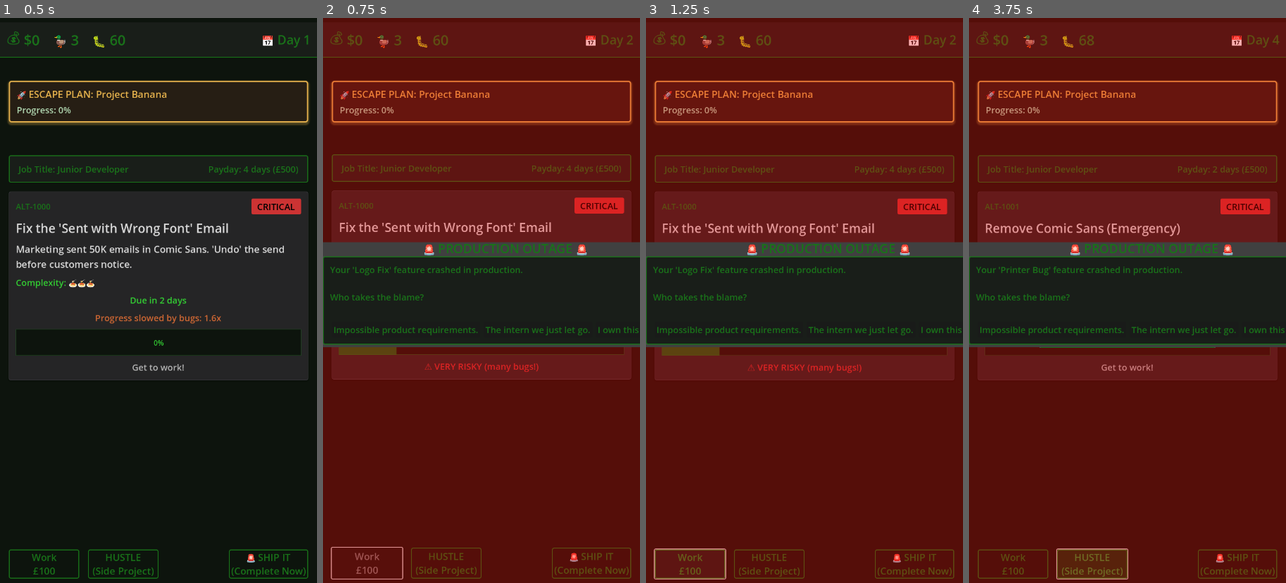
Above: before the commit, frames 1-4 (left to right).
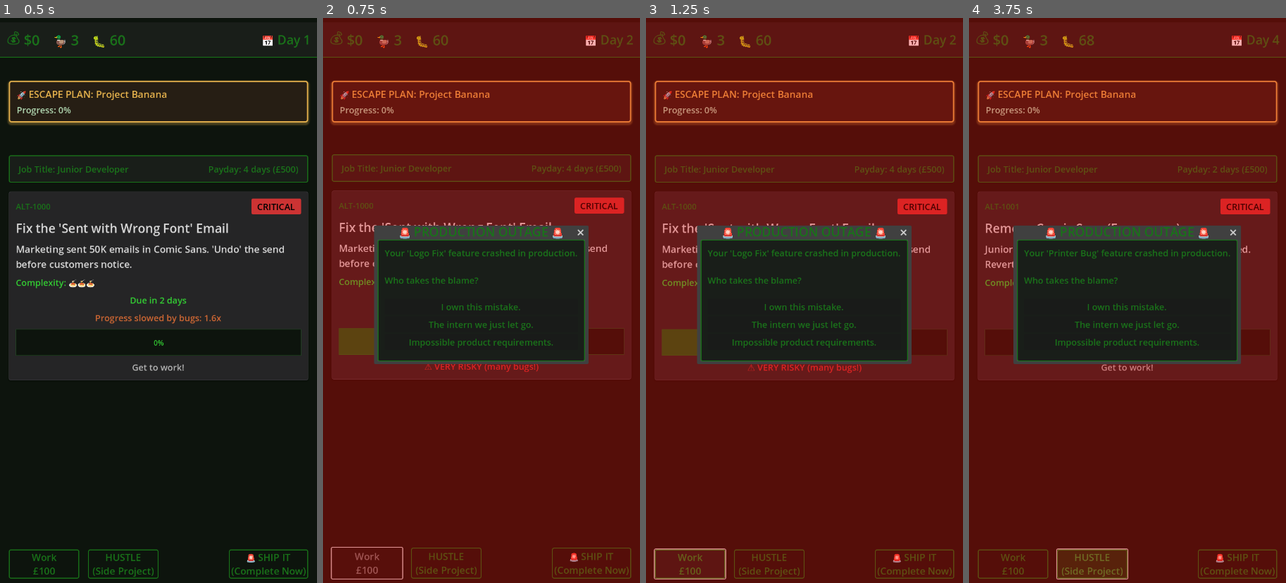
Above: after the commit, the same moments.

Repository: lmchoi/alt-f-this
Game: Godot game, scene res://scenes/game_ui.tscn
The game is run twice, just before and just after one commit, with the same random seed, the same clock (stepped at 60 frames per second) and the same inputs.
Inputs:
- Up to frame 1 (0.5 s): no input
- Up to frame 2 (0.75 s): click "Work £100" at 0.5 s
- Up to frame 3 (1.25 s): no input
- Up to frame 4 (3.75 s): click "Impossible product requiremen…" at 1.25 s; click "HUSTLE (Side Project)" at 2 s; click "🚨 SHIP IT (Complete Now)" at 2.75 s; click "Ship It Now" at 3.5 s

Frame 1 is identical in both runs. In frame 2, 14% of the frame differs, in the area x 0-100%, y 36-62%; in frame 3, 14%; in frame 4, 13%.

Commit message:
Move outage dialog buttons to scene file instead of creating them dynamically

Diff:
--- a/scenes/dialogs/outage_dialog.gd
+++ b/scenes/dialogs/outage_dialog.gd
@@ -3,25 +3,30 @@
 signal outage_choice(choice: String)
 
 var task_name := ""
-var buttons_added := false
 
 func _ready():
 	get_ok_button().hide()
-	custom_action.connect(_on_custom_action)
 
-	# Add buttons once in _ready instead of every show
-	add_button("I own this mistake.", false, "responsibility")
-	add_button("The intern we just let go.", false, "scapegoat")
-	add_button("Impossible product requirements.", false, "systemic")
+	$VBoxContainer/ResponsibilityButton.pressed.connect(_on_responsibility_pressed)
+	$VBoxContainer/ScapegoatButton.pressed.connect(_on_scapegoat_pressed)
+	$VBoxContainer/SystemicButton.pressed.connect(_on_systemic_pressed)
 
 func show_outage(p_task_name: String):
 	task_name = p_task_name
 
 	title = "🚨 PRODUCTION OUTAGE 🚨"
-	dialog_text = "Your '%s' feature crashed in production.\n\nWho takes the blame?" % task_name
+	$VBoxContainer/MessageLabel.text = "Your '%s' feature crashed in production.\n\nWho takes the blame?" % task_name
 
 	popup_centered()
 
-func _on_custom_action(action: String):
-	outage_choice.emit(action)
+func _on_responsibility_pressed():
+	outage_choice.emit("responsibility")
 	hide()
+
+func _on_scapegoat_pressed():
+	outage_choice.emit("scapegoat")
+	hide()
+
+func _on_systemic_pressed():
+	outage_choice.emit("systemic")
+	hide()
--- /dev/null
+++ b/scenes/dialogs/outage_dialog.tscn
@@ -0,0 +1,37 @@
+[gd_scene load_steps=3 format=3 uid="uid://tcn5yq8brhx1"]
+
+[ext_resource type="Script" uid="uid://57tvoy16rd5j" path="res://scenes/dialogs/outage_dialog.gd" id="1_outage"]
+[ext_resource type="Theme" uid="uid://f4lrrcd0nn1k" path="res://themes/dialog_theme.tres" id="2_dialog_theme"]
+
+[node name="OutageDialog" type="AcceptDialog"]
+oversampling_override = 1.0
+initial_position = 1
+size = Vector2i(400, 250)
+theme = ExtResource("2_dialog_theme")
+script = ExtResource("1_outage")
+
+[node name="VBoxContainer" type="VBoxContainer" parent="."]
+offset_left = 16.0
+offset_top = 16.0
+offset_right = 384.0
+offset_bottom = 188.0
+
+[node name="MessageLabel" type="Label" parent="VBoxContainer"]
+layout_mode = 2
+text = "Message will appear here"
+
+[node name="Spacer" type="Control" parent="VBoxContainer"]
+custom_minimum_size = Vector2(0, 20)
+layout_mode = 2
+
+[node name="ResponsibilityButton" type="Button" parent="VBoxContainer"]
+layout_mode = 2
+text = "I own this mistake."
+
+[node name="ScapegoatButton" type="Button" parent="VBoxContainer"]
+layout_mode = 2
+text = "The intern we just let go."
+
+[node name="SystemicButton" type="Button" parent="VBoxContainer"]
+layout_mode = 2
+text = "Impossible product requirements."
--- a/scenes/game_ui.tscn
+++ b/scenes/game_ui.tscn
@@ -12,7 +12,7 @@
 [ext_resource type="PackedScene" path="res://scenes/dialogs/outage_consequence_popup.tscn" id="5_outage_consequence"]
 [ext_resource type="Script" uid="uid://c6kb37pd6cpiu" path="res://scenes/dialogs/deadline_dialog.gd" id="6_djwj0"]
 [ext_resource type="Script" uid="uid://c21qcpvp6sbak" path="res://scenes/dialogs/completion_dialog.gd" id="7_completion"]
-[ext_resource type="Script" uid="uid://57tvoy16rd5j" path="res://scenes/dialogs/outage_dialog.gd" id="7_e0pfi"]
+[ext_resource type="PackedScene" uid="uid://tcn5yq8brhx1" path="res://scenes/dialogs/outage_dialog.tscn" id="7_outage_dialog"]
 
 [node name="GameUI" type="CanvasLayer"]
 script = ExtResource("1_yubou")
@@ -177,8 +177,4 @@
 mouse_filter = 2
 color = Color(1, 0, 0, 0.3)
 
-[node name="OutageDialog" type="AcceptDialog" parent="."]
-initial_position = 1
-size = Vector2i(500, 200)
-theme = ExtResource("5_dialog_theme")
-script = ExtResource("7_e0pfi")
+[node name="OutageDialog" parent="." instance=ExtResource("7_outage_dialog")]
